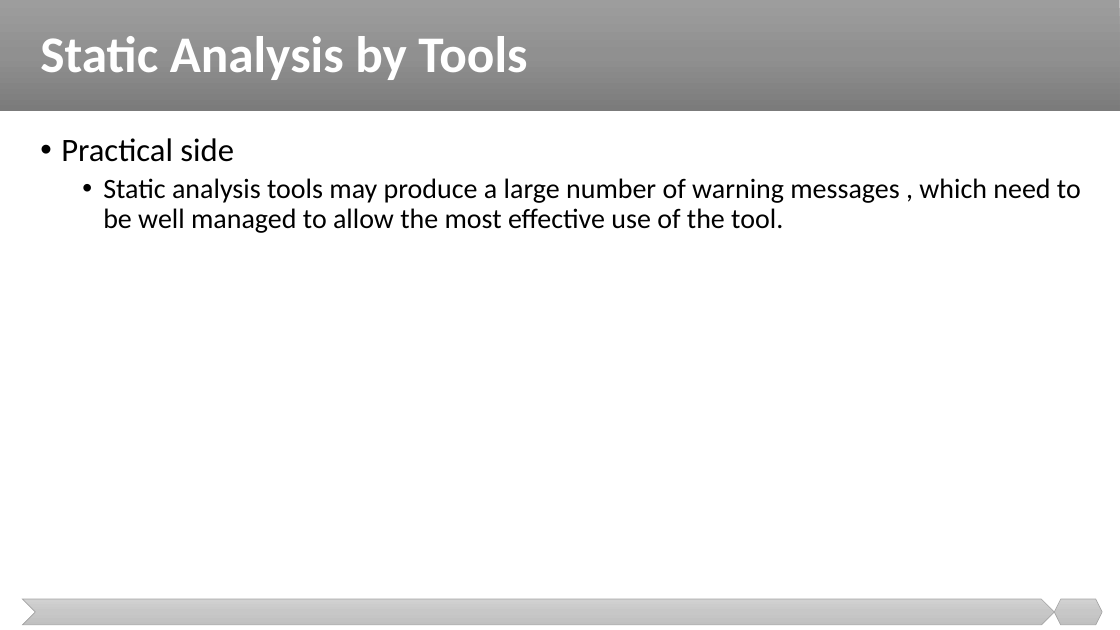
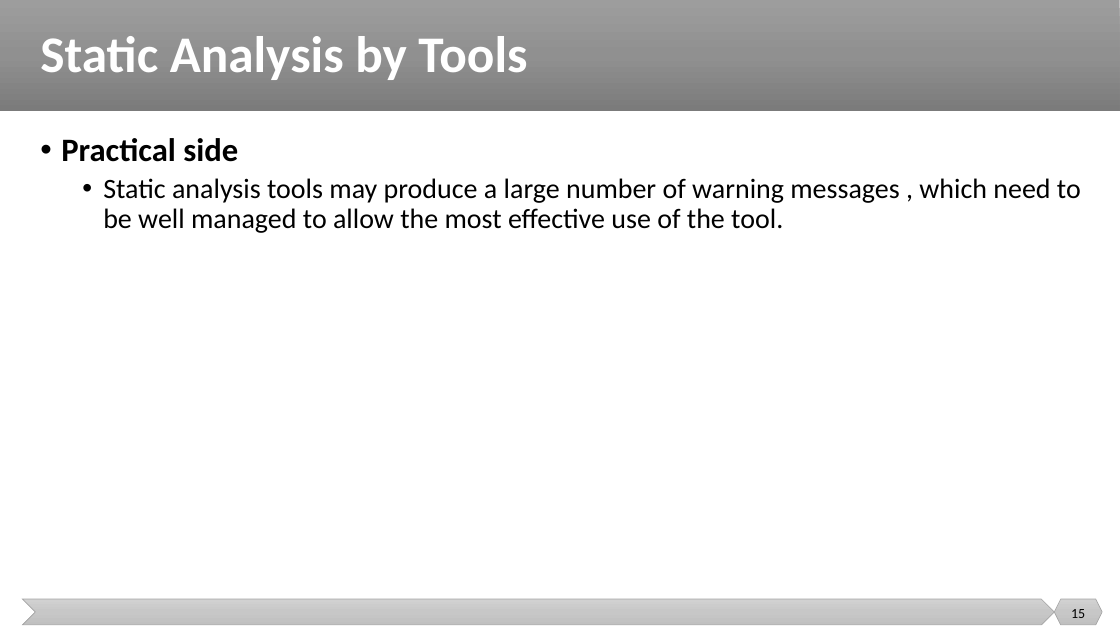
Before and after one commit to malenezi/malenezi, a slide deck: slide 15 of SE401/Lectures/4-Static Testing/Static Testing.pptx. Drawn at 1120x630 pixels with LibreOffice and Linux fonts; fonts in the diff are those of the drawing. Boxes give left, top, right and bottom in pixels: in the first picture for what was removed or moved away, otherwise in the second. Text is boxed around its words. In the diff, an @@ line names an element or a change of style, - is before the commit and + after.

```diff
--- a/SE401/Lectures/4-Static Testing/Static Testing.pptx
+++ b/SE401/Lectures/4-Static Testing/Static Testing.pptx
@@ text at [61,138,238,162]: bold on in "Practical side" @@
@@ page number added at [1071,609,1085,618], 12 pt, text #000000 @@
+15
```
Also in this commit, not shown: 49 other slides changed, 1 other file.
